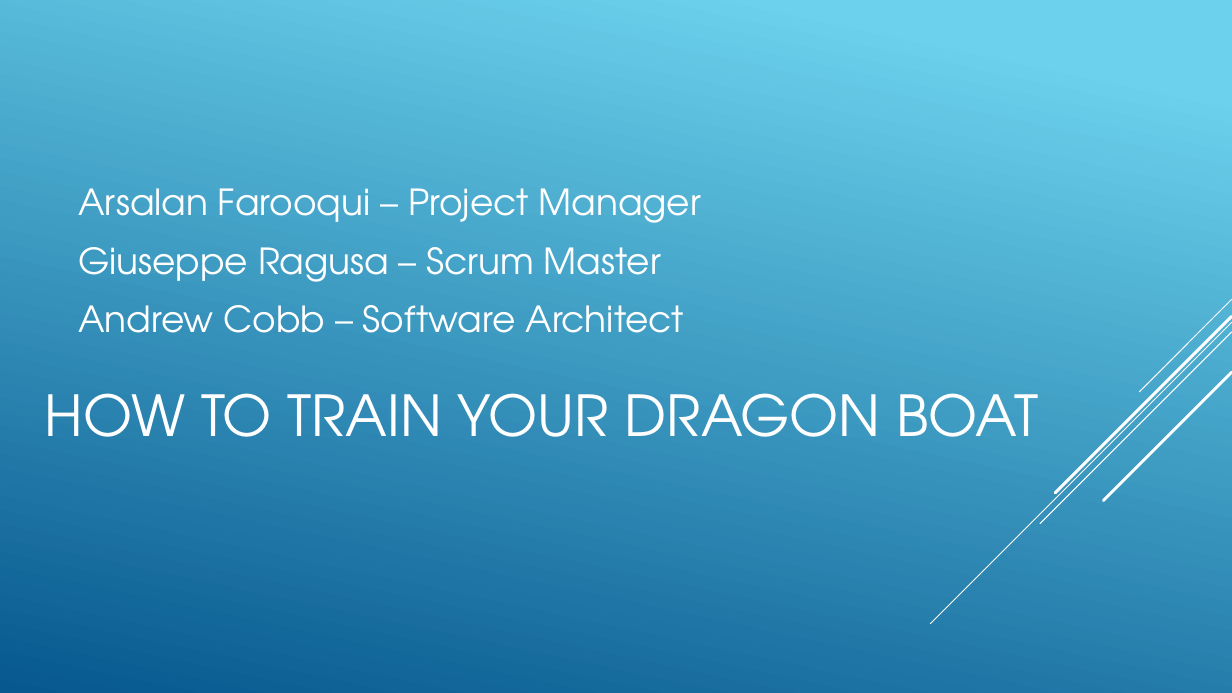
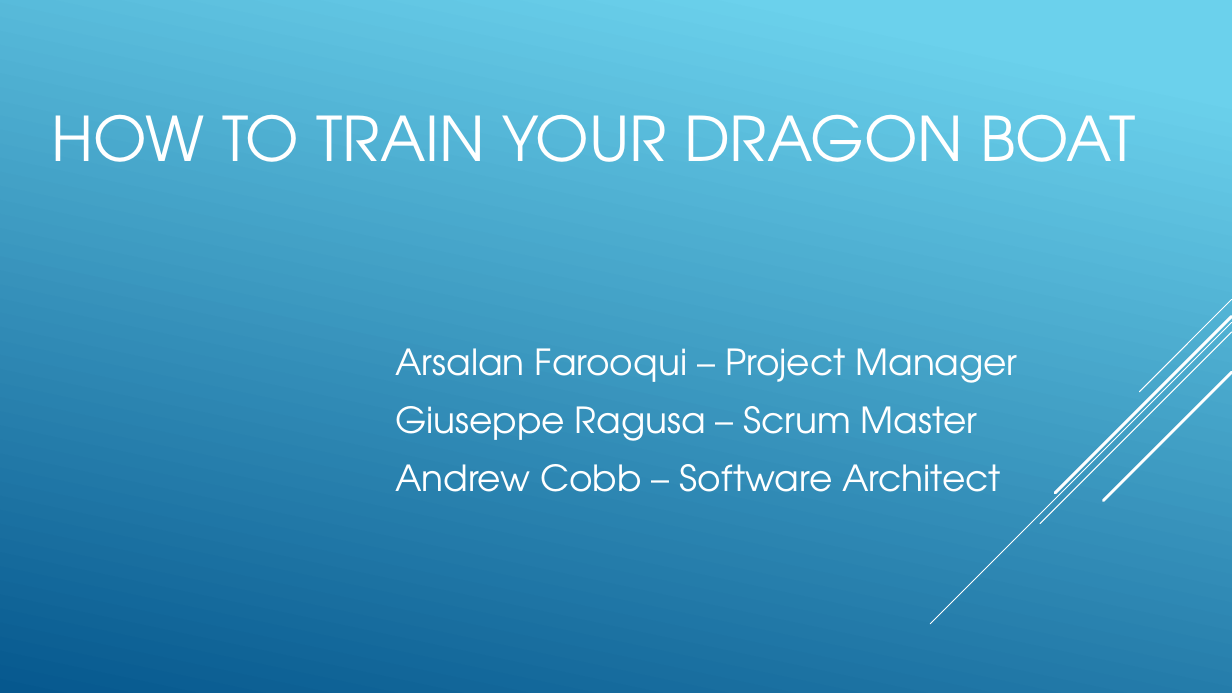
Before and after one commit to AB-Cobb/Capstone, a slide deck: slide 1 of docs/Presentation2.pptx. Drawn at 1232x693 pixels with LibreOffice and Linux fonts; fonts in the diff are those of the drawing. Boxes give left, top, right and bottom in pixels: in the first picture for what was removed or moved away, otherwise in the second. Text is boxed around its words. In the diff, an @@ line names an element or a change of style, - is before the commit and + after.

```diff
--- a/docs/Presentation2.pptx
+++ b/docs/Presentation2.pptx
@@ title "HOW TO TRAIN YOUR DRAGON ...": place and size @@
-title "HOW TO TRAIN YOUR DRAGON ..." at bbox=[44, 393, 1038, 437]
+title "HOW TO TRAIN YOUR DRAGON ..." at bbox=[51, 114, 1135, 162]
@@ title "HOW TO TRAIN YOUR DRAGON ..." at bbox=[51, 114, 1135, 162]: size 44 to 48 pt @@
@@ text "Arsalan Farooqui – Project Manager": place and size @@
-text "Arsalan Farooqui – Project Manager" at bbox=[78, 188, 701, 333]
+text "Arsalan Farooqui – Project Manager" at bbox=[395, 348, 1018, 492]
```
Also in this commit, not shown: 4 other slides changed.
